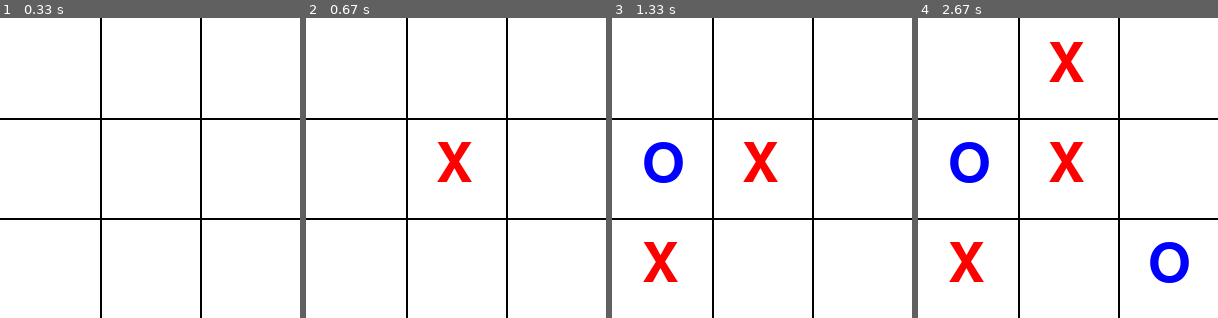
Above: before the commit, frames 1-4 (left to right).
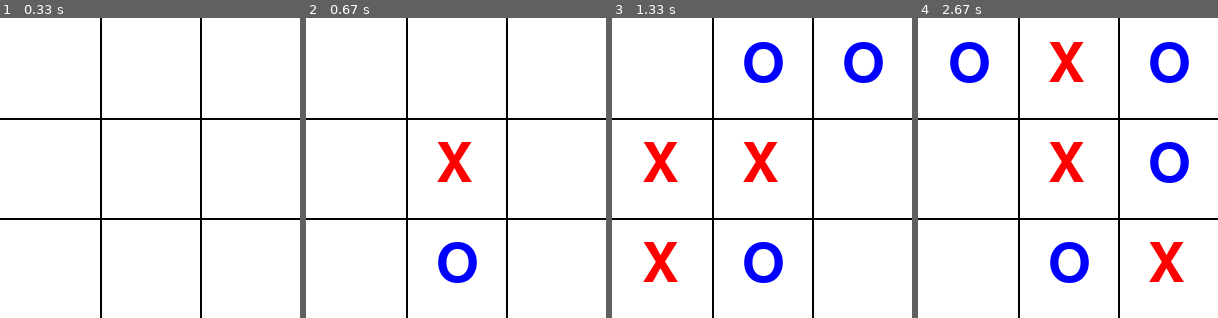
Above: after the commit, the same moments.

Repository: tomasnavarr0/ta-te-ti-RL
Game: pygame game, started from __main__.py
The game is run twice, just before and just after one commit, with the same random seed, the same clock (stepped at 60 frames per second) and the same inputs.
Inputs (mouse positions are in pixels of both pictures, inside the frame that each line leads up to):
- Up to frame 1 (0.33 s): no input
- Up to frame 2 (0.67 s): click (456, 168) at 0.38 s
- Up to frame 3 (1.33 s): click (690, 171) at 0.72 s; click (669, 237) at 1.05 s
- Up to frame 4 (2.67 s): click (1176, 273) at 1.38 s; click (1074, 66) at 1.72 s; click (1071, 198) at 2.05 s; click (1182, 282) at 2.38 s

Frame 1 is identical in both runs. In frame 2, 1.0% of the frame differs, in the area x 44-57%, y 74-89%; in frame 3, 4.3%; in frame 4, 7.0%, in the area x 10-91%, y 8-89%.

Commit message:
adding agents

Diff:
--- a/__main__.py
+++ b/__main__.py
@@ -1,33 +1,81 @@
+from app.agent.training_manager import TrainingManager
+from app.agent.q_learning import QLearningAgent
 import pygame
 import sys
+import os
 from app.tictactoe.movements import TicTacToeMovements
 from app.pygame.window import Window
 
+def main():
+    # Configuración inicial
+    window = Window()
+    MODEL_PATH = "best_agent.pkl"
 
-def main():
-    board = TicTacToeMovements()
-    window = Window()
-    actual_player = "X"
-    active_player = True
+    # Cargar o entrenar agentes
+    if not os.path.exists(MODEL_PATH):
+        agent1 = QLearningAgent(alpha=0.5, gamma=0.9, epsilon=0.3)
+        agent2 = QLearningAgent(alpha=0.5, gamma=0.9, epsilon=0.3)
+
+        trainer = TrainingManager(agent1, agent2)
+        print("Entrenando agentes...")
+        trainer.train_dueling_agents(episodes=2500000, save_path=MODEL_PATH)
+        print("Entrenamiento completado!")
+
+    best_agent = TrainingManager.load_agent(MODEL_PATH)
+
+    # Configurar juego humano vs IA
+    player_scores = {"X": 0, "O": 0}
+    first_player = "X"
+    HUMAN_PLAYER = "X"
+    AI_PLAYER = "O"
 
     while True:
-        for evento in pygame.event.get():
-            if evento.type == pygame.QUIT:
-                pygame.quit()
-                sys.exit()
-            elif evento.type == pygame.MOUSEBUTTONDOWN and active_player:
-                row, col = window.get_cell(evento.pos)
-                if board.make_movement(row, col, actual_player):
+        board = TicTacToeMovements()
+        current_player = first_player
+        game_active = True
+
+        while game_active:
+            for event in pygame.event.get():
+                if event.type == pygame.QUIT:
+                    pygame.quit()
+                    sys.exit()
+
+                # Turno humano
+                if current_player == HUMAN_PLAYER and event.type == pygame.MOUSEBUTTONDOWN:
+                    row, col = window.get_cell(event.pos)
+                    if board.make_movement(row, col, HUMAN_PLAYER):
+                        winner = board.check_winner()
+                        if winner:
+                            _handle_game_end(winner, player_scores)
+                            game_active = False
+                        current_player = AI_PLAYER
+
+            # Turno de la IA
+            if game_active and current_player == AI_PLAYER:
+                state = board.board
+                available_moves = [(r, c) for r in range(3) for c in range(3) if state[r][c] == ""]
+
+                if available_moves:
+                    action = best_agent.choose_action(state, available_moves, epsilon=0)
+                    board.make_movement(*action, AI_PLAYER)
                     winner = board.check_winner()
                     if winner:
-                        active_player = False
-                        if winner == "Draft":
-                            print("Is a draft!")
-                        else:
-                            print(f"¡{winner} has won!")
-                    actual_player = "O" if actual_player == "X" else "X"
-        window.draw_table(board.board)
+                        _handle_game_end(winner, player_scores)
+                        game_active = False
+                    current_player = HUMAN_PLAYER
 
+            window.draw_table(board.board)
+
+        # Alternar primer jugador para la próxima partida
+        first_player = AI_PLAYER if first_player == HUMAN_PLAYER else HUMAN_PLAYER
+
+def _handle_game_end(winner: str, scores: dict):
+    if winner == "Draft":
+        print("¡Es un empate!")
+    else:
+        print(f"¡{winner} ha ganado!")
+        scores[winner] += 1
+    print(f"Puntuaciones: X = {scores['X']}, O = {scores['O']}")
 
 if __name__ == "__main__":
     main()
--- /dev/null
+++ b/app/agent/q_learning.py
@@ -0,0 +1,78 @@
+from dataclasses import dataclass, field
+from typing import DefaultDict
+import random
+from collections import defaultdict
+
+
+StateKey = tuple[tuple[str, str, str], tuple[str, str, str], tuple[str, str, str]]
+QKey = tuple[StateKey, tuple[int, int]]
+
+
+@dataclass
+class QLearningAgent:
+    q_table: DefaultDict[QKey, float] = field(
+        default_factory=lambda: defaultdict(float)
+    )
+    alpha: float = 0.5,
+    gamma: float = 0.9,
+    epsilon: float = 0.1,
+    wins: int = 0
+
+    def get_state_key(self, state: list[list[str]]) -> StateKey:
+        """Convierte el estado en una tupla inmutable para usar como clave."""
+        return tuple(tuple(row) for row in state)
+
+    def choose_action(
+        self,
+        state: list[list[str]],
+        available_actions: list[tuple[int, int]],
+        epsilon: float|None = None
+    ) -> tuple[int, int]:
+        """Selecciona una acción usando política ε-greedy."""
+        epsilon = epsilon if epsilon is not None else self.epsilon
+        state_key = self.get_state_key(state)
+
+        if random.random() < epsilon:
+            return random.choice(available_actions)
+
+        q_values = {
+            action: self.q_table[(state_key, action)]
+            for action in available_actions
+        }
+        max_q = max(q_values.values())
+        best_actions = [action for action, q in q_values.items() if q == max_q]
+        return random.choice(best_actions)
+
+    def update(
+        self,
+        state: list[list[str]],
+        action: tuple[int, int],
+        reward: int,
+        next_state: list[list[str]]|None
+    ) -> None:
+        """Actualiza la Q-table usando la ecuación de Q-learning."""
+        state_key = self.get_state_key(state)
+        next_key = self.get_state_key(next_state) if next_state else None
+
+        current_q = self.q_table[(state_key, action)]
+        next_max_q = max(
+            (self.q_table[(next_key, a)] for a in self._get_available_actions(next_state)),
+            default=0.0
+        ) if next_key else 0.0
+
+        new_q = current_q + self.alpha * (reward + self.gamma * next_max_q - current_q)
+        self.q_table[(state_key, action)] = new_q
+
+        if reward == 1:
+            self.wins += 1
+
+    def _get_available_actions(self, state: list[list[str]]|None) -> list[tuple[int, int]]:
+        """Lista de acciones válidas para un estado dado."""
+        if not state:
+            return []
+        return [
+            (r, c)
+            for r in range(3)
+            for c in range(3)
+            if state[r][c] == ""
+        ]
--- /dev/null
+++ b/app/agent/train_agent.py
@@ -0,0 +1,56 @@
+
+import random
+from app.tictactoe.movements import TicTacToeMovements
+from .q_learning import QLearningAgent
+
+
+def train_agent(agent: QLearningAgent, episodes: int = 10000) -> None:
+    """Entrena al agente jugando contra un oponente aleatorio."""
+    for _ in range(episodes):
+        game = TicTacToeMovements()
+        state: list[list[str]] = game.board.copy()
+        game_over = False
+
+        while not game_over:
+            available_actions = agent._get_available_actions(state)
+            if not available_actions:
+                break
+
+            action = agent.choose_action(state, available_actions)
+            prev_state: list[list[str]] = [row.copy() for row in state]
+
+            game.make_movement(*action, "O")
+            winner: str|None = game.check_winner()
+
+            if winner == "O":
+                reward = 1
+                next_state = None
+                game_over = True
+            elif winner == "Draft":
+                reward = 0
+                next_state = None
+                game_over = True
+            else:
+                available_opponent = agent._get_available_actions(game.board)
+                if not available_opponent:
+                    break
+
+                opponent_action: tuple[int, int] = random.choice(available_opponent)
+                game.make_movement(*opponent_action, "X")
+                winner = game.check_winner()
+
+                if winner == "X":
+                    reward = -1
+                    next_state = None
+                    game_over = True
+                elif winner == "Draft":
+                    reward = 0
+                    next_state = None
+                    game_over = True
+                else:
+                    reward = 0
+                    next_state = [row.copy() for row in game.board]
+                    game_over = False
+
+            agent.update(prev_state, action, reward, next_state)
+            state = next_state if next_state else None
--- /dev/null
+++ b/app/agent/training_manager.py
@@ -0,0 +1,79 @@
+from dataclasses import dataclass, field
+from typing import List, Tuple, Optional
+import pickle
+
+from app.agent.q_learning import QLearningAgent
+from app.tictactoe.movements import TicTacToeMovements
+
+
+@dataclass
+class TrainingManager:
+    agent1: QLearningAgent = field(default_factory=QLearningAgent())
+    agent2: QLearningAgent = field(default_factory=QLearningAgent())
+    win_rates: list[tuple[float, float]] = field(default_factory=list)
+
+    def _get_available_actions(self, state: list[list[str]]) -> list[tuple[int, int]]:
+        """Obtiene movimientos válidos desde el estado actual."""
+        return [
+            (r, c)
+            for r in range(3)
+            for c in range(3)
+            if state[r][c] == ""
+        ]
+
+    def train_dueling_agents(self, episodes: int = 10000, save_path: str = "best_agent.pkl"):
+        for episode in range(episodes):
+            game = TicTacToeMovements()
+            agents = {"X": self.agent1, "O": self.agent2}
+
+            while True:
+                current_player = "X" if game.turn % 2 == 0 else "O"
+                agent = agents[current_player]
+                state = [row.copy() for row in game.board]
+                available = self._get_available_actions(state)
+
+                if not available:
+                    break
+
+                # Turno del agente actual
+                action = agent.choose_action(state, available)
+                prev_state = [row.copy() for row in state]
+                game.make_movement(*action, current_player)
+                winner = game.check_winner()
+
+                # Turno del oponente (simulado para aprendizaje)
+                reward = self._calculate_reward(winner, current_player)
+                next_state = [row.copy() for row in game.board] if not winner else None
+                agent.update(prev_state, action, reward, next_state)
+
+                if winner:
+                    self._update_win_stats(winner)
+                    break
+
+            # Alternar agentes principal y oponente
+            if episode % 100 == 0:
+                self.agent1, self.agent2 = self.agent2, self.agent1
+
+            # Guardar el mejor agente periódicamente
+            if episode % 1000 == 0:
+                self.save_best_agent(save_path)
+
+    def _calculate_reward(self, winner: Optional[str], player: str) -> int:
+        if not winner:
+            return 0
+        if winner == "Draft":
+            return 0
+        return 1 if winner == player else -1
+
+    def _update_win_stats(self, winner: str) -> ...:
+        pass
+
+    def save_best_agent(self, path: str):
+        # Comparar performance y guardar el mejor
+        with open(path, "wb") as f:
+            pickle.dump(self.agent1 if self.agent1.wins > self.agent2.wins else self.agent2, f)
+
+    @staticmethod
+    def load_agent(path: str) -> QLearningAgent:
+        with open(path, "rb") as f:
+            return pickle.load(f)
--- a/app/pygame/window.py
+++ b/app/pygame/window.py
@@ -4,7 +4,6 @@
 from .config import ALTO_VENTANA, ANCHO_VENTANA, AZUL, BLANCO, NEGRO, ROJO, TAMANO_CELDA
 
 pygame.init()
-
 
 @dataclass
 class Window:
--- a/app/tictactoe/board.py
+++ b/app/tictactoe/board.py
@@ -4,6 +4,7 @@
 @dataclass
 class Board:
     board: list[list[str]] = field(default_factory=lambda: [["" for _ in range(3)] for _ in range(3)])
+    turn: int = field(default=0)
 
     def show_board(self) -> None:
         for fila in self.board:
--- a/app/tictactoe/movements.py
+++ b/app/tictactoe/movements.py
@@ -8,6 +8,7 @@
     def make_movement(self, row: int, column: int, player: str) -> bool:
         if self.valid_movement(row, column):
             self.board[row][column] = player
+            self.turn += 1
             return True
 
         return False
Empty file added: app/agent/__init__.py
Binary file added: best_agent.pkl
